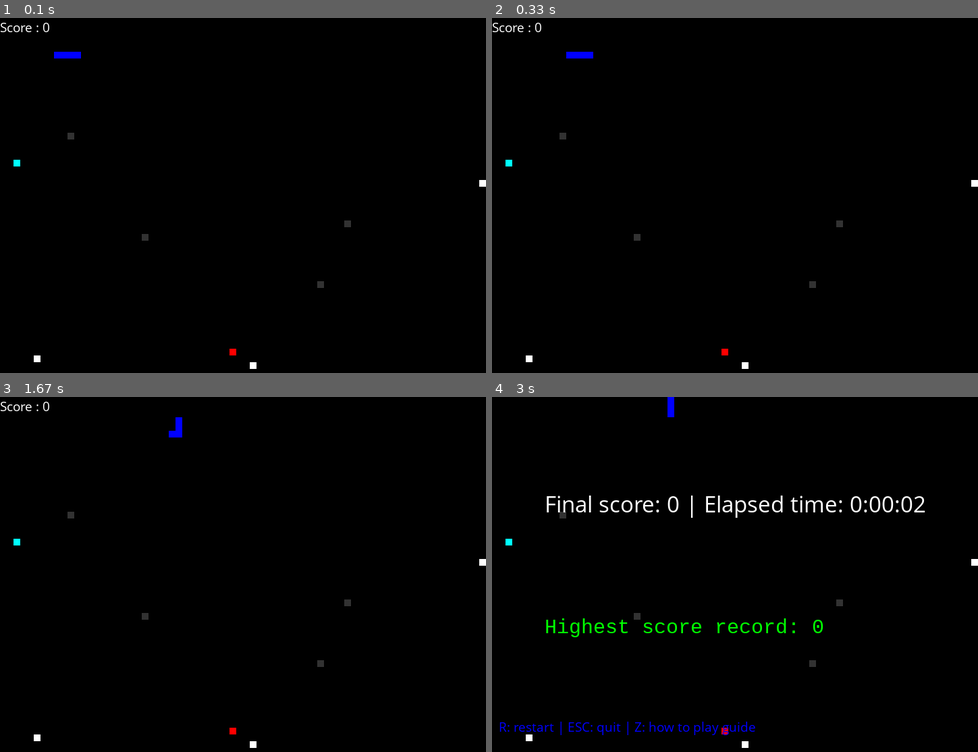
Above: before the commit, frames 1-4 (two rows, left to right).
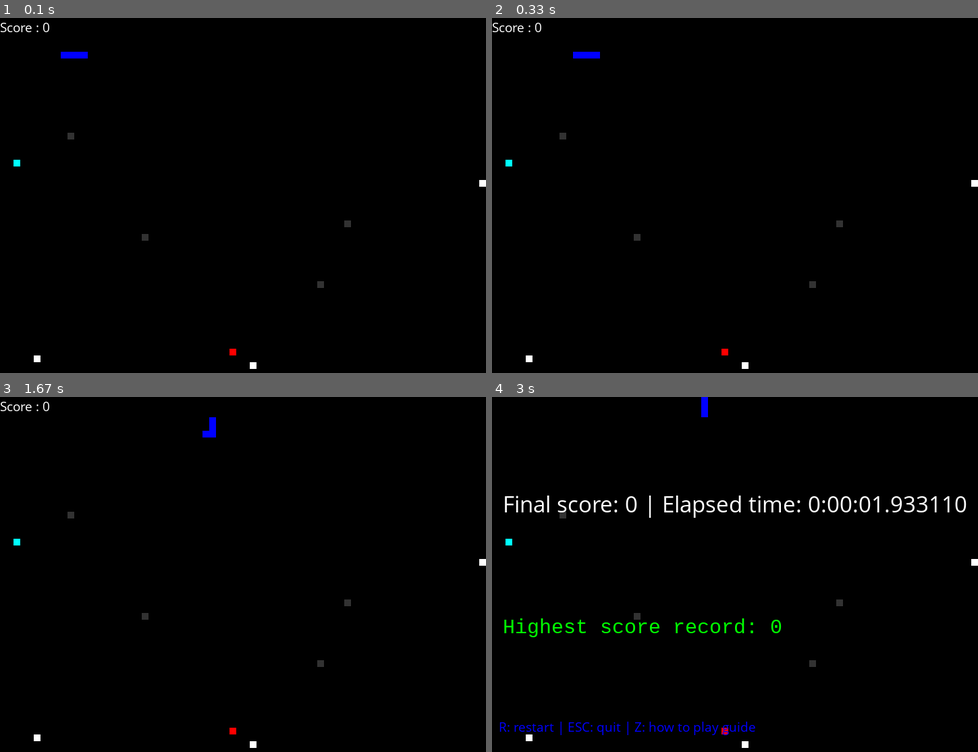
Above: after the commit, the same moments.

Repository: XyrenTheCoder/Snake-In-A-Void-pygame
Game: pygame game, started from snake-in-a-void.py
The game is run twice, just before and just after one commit, with the same random seed, the same clock (stepped at 60 frames per second) and the same inputs.
Inputs:
- Up to frame 1 (0.1 s): no input
- Up to frame 2 (0.33 s): no input
- Up to frame 3 (1.67 s): tap Shift at 0.33 s; tap Right Shift at 0.67 s; hold Up from 1.5 s (still down)
- Up to frame 4 (3 s): release Up at 1.97 s

The runs differ from the first frame. In frame 1, less than 0.1% of the frame differs, in the area x 11-19%, y 9-12%; in frame 2, less than 0.1%; in frame 3, 0.2%; in frame 4, 3.2%, in the area x 2-98%, y 0-68%.

Commit message:
Add files via upload

Diff:
--- a/snake-in-a-void.py
+++ b/snake-in-a-void.py
@@ -64,20 +64,21 @@
 direction = 'RIGHT'
 change_to = direction
 score = 0
-snake_speed = 10
+snake_speed = 13
 
 def show_score(color, font, size):
     iscore = pygame.font.SysFont(font, size)
     score_surface = iscore.render(f'Score : {str(score)}', True, color)
     score_rect = score_surface.get_rect()
     game_window.blit(score_surface, score_rect)
+
     global snake_speed
-    if score >= 40: snake_speed = 15
-    elif score >= 80: snake_speed = 20
-    elif score >= 100: snake_speed = 25
-    elif score >= 140: snake_speed = 30
-    elif score >= 180: snake_speed = 35
-    elif score >= 200: snake_speed = 40
+    if score >= 80: snake_speed = 15
+    elif score >= 100: snake_speed = 17
+    elif score >= 180: snake_speed = 19
+    elif score >= 200: snake_speed = 20
+    elif score >= 280: snake_speed = 21
+    elif score >= 300: snake_speed = 23
 
 def game_over():
     pygame.mixer.Sound.play(death_sound)
